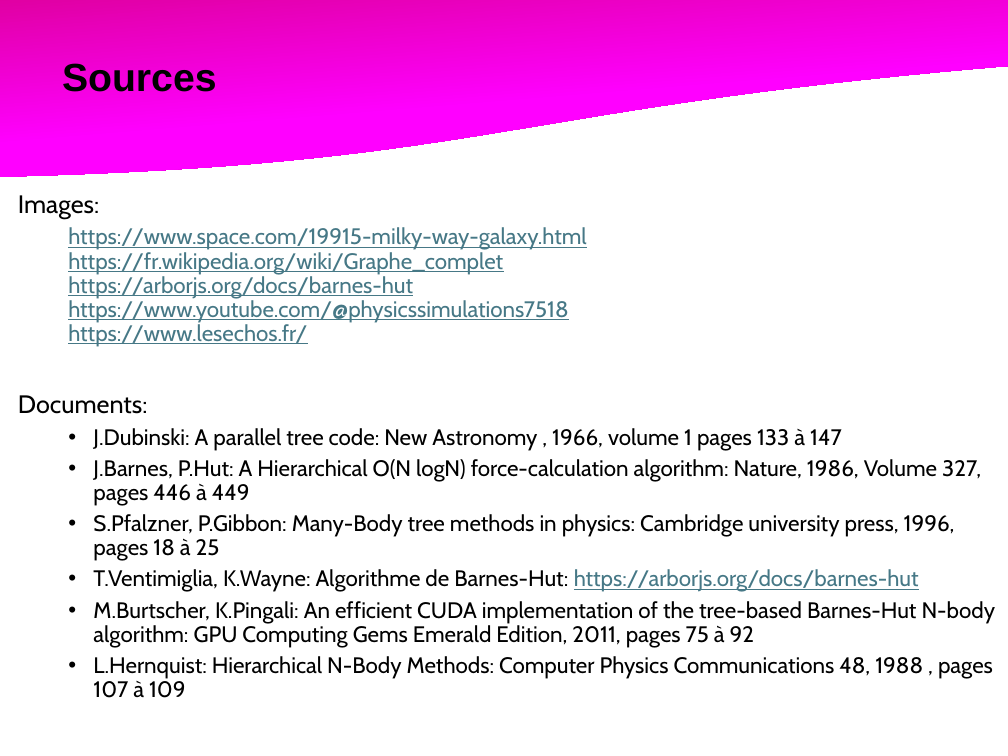
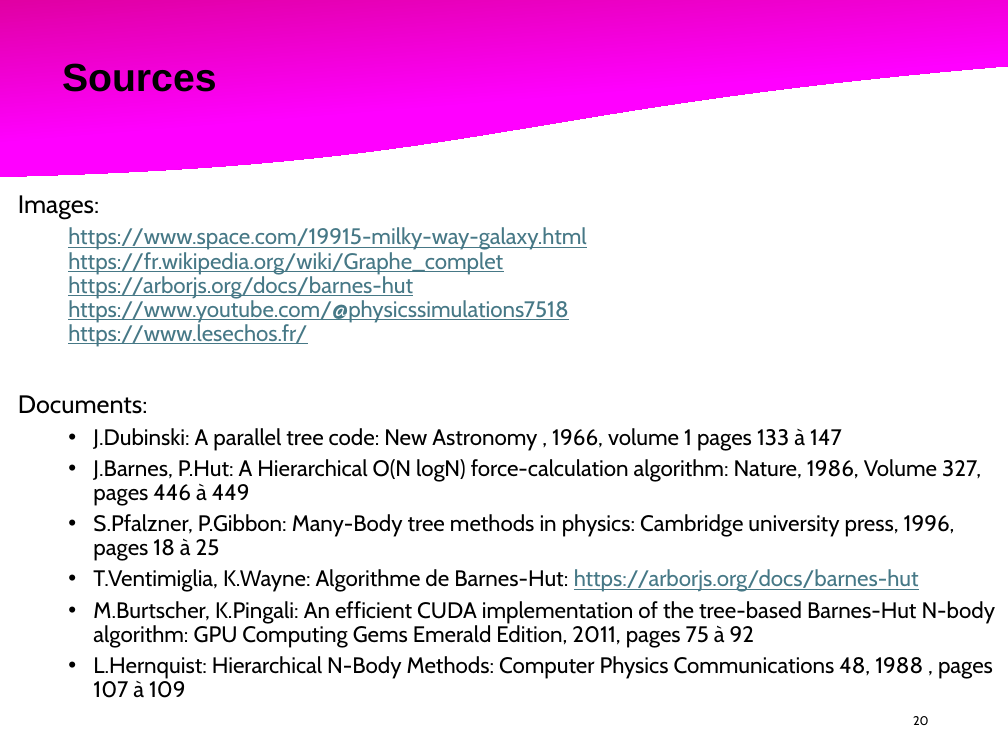
Before and after one commit to rfaucon2/TIPI_Spe, a slide deck: slide 20 of Diapo/TIPE-Spe.pptx (slide 21 before the commit). Drawn at 1008x756 pixels with LibreOffice and Linux fonts; fonts in the diff are those of the drawing. Boxes give left, top, right and bottom in pixels: in the first picture for what was removed or moved away, otherwise in the second. Text is boxed around its words. In the diff, an @@ line names an element or a change of style, - is before the commit and + after.

```diff
--- a/Diapo/TIPE-Spe.pptx
+++ b/Diapo/TIPE-Spe.pptx
@@ page number added at <box>913,716,929,725</box>, 9 pt, text #000000 @@
+20
```
Also in this commit, not shown: 20 other slides changed, 1 slide added, 1 slide removed, 4 other files.
